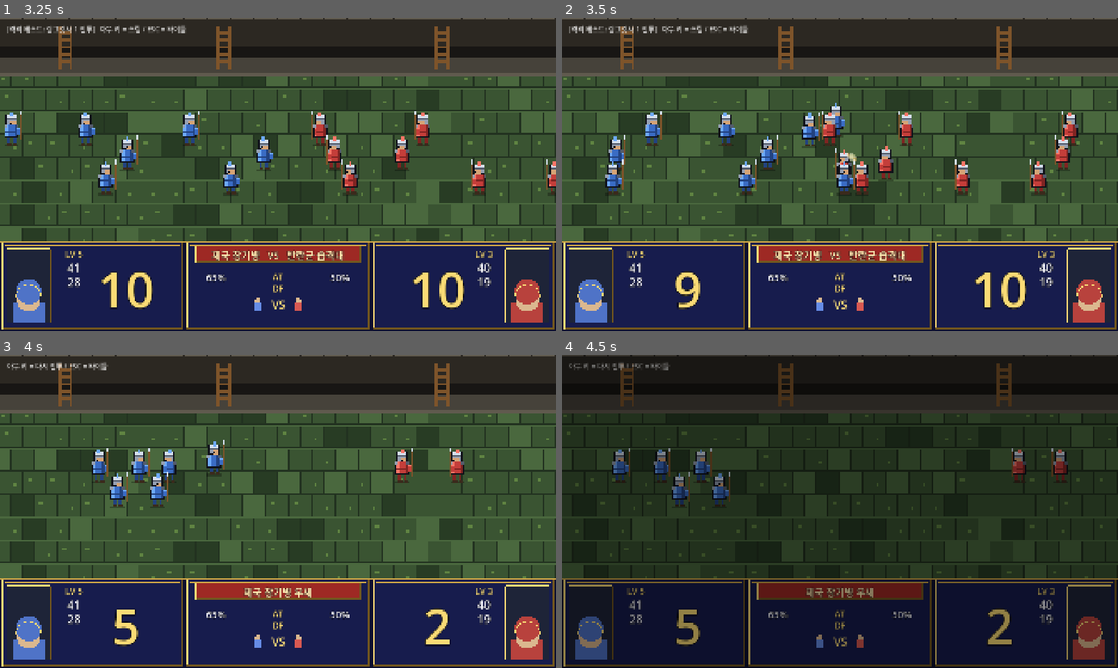
Above: before the commit, frames 1-4 (two rows, left to right).
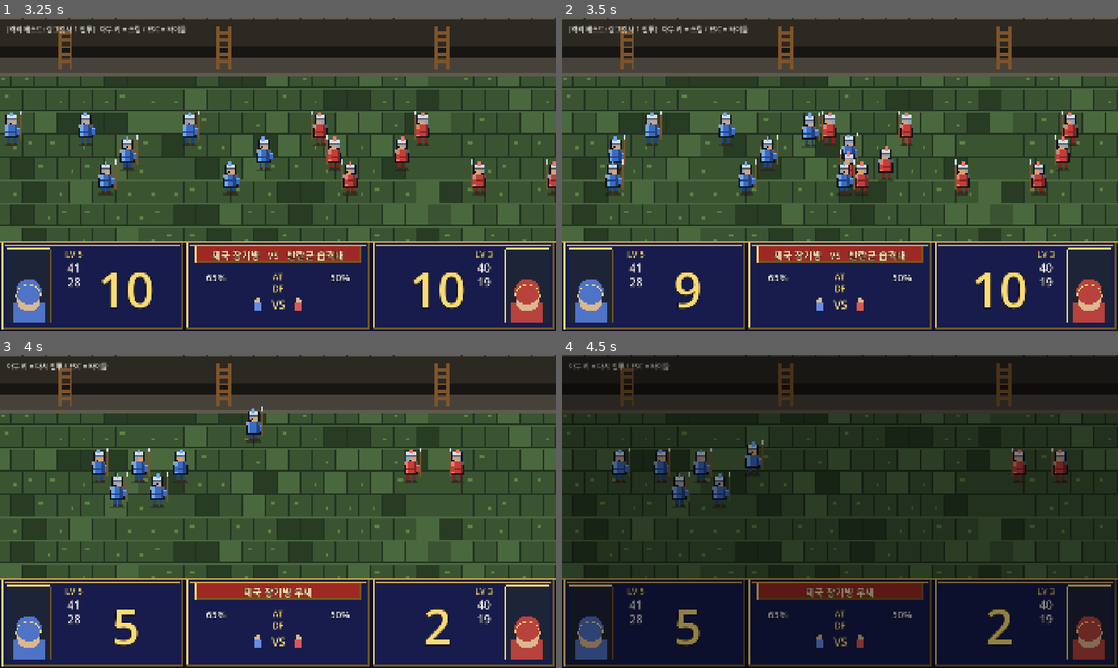
Above: after the commit, the same moments.

Repository: Johnyworld/kingdoms
Game: Godot game, scene res://scenes/splash/splash.tscn
Same seed, same stepped clock (60 frames per second), same inputs: the game is played once before the commit and once after it.
Inputs (mouse positions are in pixels of both pictures, inside the frame that each line leads up to):
- Up to frame 1 (3.25 s): tap Enter at 0.5 s; move the mouse to (400, 158) at 0.52 s; hold D 0.53-1.25 s; hold Shift 0.53-1.25 s; click (400, 158) at 0.67 s; click "새 게임" at 1.25 s; click "새 게임" at 2 s; drag from (166, 190) to (250, 237) at 2.77 s
- Up to frame 2 (3.5 s): no input
- Up to frame 3 (4 s): move the mouse to (333, 442) at 3.52 s; hold D from 3.53 s (still down); tap Ctrl at 3.6 s
- Up to frame 4 (4.5 s): release D at 4.25 s; drag from (812, 574) to (673, 464) at 4.27 s

Frame 1 is identical in both runs. In frame 2, 0.5% of the frame differs, in the area x 48-54%, y 27-52%; in frame 3, 1.2%, in the area x 29-76%, y 16-41%; in frame 4, 0.2%.

Commit message:
feat(lang-battle): 접전 펜싱 밀림 + 듀얼 밀당→사망 연출
- 펜싱 밀림(_auto_strike): 공방마다 찌르는 쪽 전진 + 맞는 쪽 뒤로(같은 벡터, 거리 유지)를 push_rem에
  예약 → _process가 이징으로 슬라이드(순간이동 아님, FENCE_PUSH 8px)
- 듀얼 밀당→사망(kill→DUEL→_die): 킬이 즉사 대신 공방 N=randi(1..3)회 듀얼 — N-1번 밀림 스텝
  (60% 무이동 / 30% 패자 밀림 / 10% 승자 밀림, _push_kind_for 임계 0.6/0.9) 뒤 사망. 죽음 스텝엔 밀당 없음
- 복귀 중 사망 방지: CLASH 종료에 duels_active 조건 추가 — 진행 중 듀얼이 사망까지 끝난 뒤 복귀 시작
- _reduce_to가 DUEL을 사망 예정으로 취급(POST 즉시 pop 방지). 리뷰 반영: 잔여 push_rem 스냅 소진(드리프트
  방지), DUEL 타겟엔 앰비언트 밀림 미적용
- 테스트: _push_kind_for·_duel_count·duels_active·펜싱 밀림 예약. 스펙 동기화

Co-Authored-By: Claude Opus 4.8 (1M context) <noreply@anthropic.com>

Diff:
--- a/scenes/lang_battle/lang_battle.gd
+++ b/scenes/lang_battle/lang_battle.gd
@@ -173,8 +173,9 @@
 	while _event_i < _events.size() and _timer >= _event_times[_event_i]:
 		_apply_event(_events[_event_i])
 		_event_i += 1
-	# 킬을 전부 재생했고 최소 전투시간을 채웠을 때 종료 — 남는 시간은 전장 스커미시가 채움.
-	if _event_i >= _events.size() and _timer >= _melee_dur:
+	# 킬 전부 재생 + 최소 전투시간 채움 + **진행 중 듀얼 없음**일 때 종료(복귀 중 사망 방지).
+	# 남는 시간은 전장 스커미시가 채우고, 마지막 듀얼이 사망까지 끝난 뒤에야 복귀 시작.
+	if _event_i >= _events.size() and _timer >= _melee_dur and not _field.call("duels_active"):
 		_enter(St.POST)
 
 ## 스케줄은 전부 킬 이벤트 — 접전 병사 1명 전사 + 병력 카운트 갱신.
--- a/scenes/lang_battle/lang_battlefield.gd
+++ b/scenes/lang_battle/lang_battlefield.gd
@@ -36,6 +36,9 @@
 const STRIKE_JITTER := 0.18    # 공방 주기 무작위 편차(위상차)
 
 const STRIKE_DUR := 0.22
+const FENCE_PUSH := 8.0        # 공방 1회당 실제 밀림(px) — 찌르는 쪽 전진 + 맞는 쪽 뒤로(거리 유지, 좌우 밀림)
+const PUSH_SMOOTH := 15.0      # 밀림 이징 계수(초당) — push_rem을 매 프레임 이 비율로 소진(순간이동 대신 슬라이드)
+const DUEL_STEP := 0.18        # 듀얼 밀림 스텝 간격(초)
 # 사망: 원본 0x1976/0x19EA — 위로+뒤로 포물선 넉백 점프 → 착지 후 눕기+점멸 소멸(0x1B24)
 const DEATH_GRAV := 540.0            # 중력 px/s² (원본 +0x2000/frame ×1.2×3600)
 const DEATH_VX := Vector2(40.0, 105.0)   # 뒤로 넉백 속도 범위 px/s (원본 0.5~1.5px/f ×1.2×60)
@@ -43,7 +46,9 @@
 const DEATH_LIE := 0.6               # 착지 후 눕기+점멸 시간
 
 # 병사 상태
-enum { CHARGE, MELEE, DYING, RETURN, IDLE }
+enum { CHARGE, MELEE, DYING, RETURN, IDLE, DUEL }
+# 듀얼 밀당 스텝 결과: 60% 무이동 / 30% 패자 밀림 / 10% 승자 밀림
+enum { PUSH_NONE, PUSH_LOSER, PUSH_WINNER }
 
 # ── 팔레트 (16비트풍) ─────────────────────────────────────────────────────
 const OUTLINE := Color8(16, 18, 26)
@@ -120,6 +125,7 @@
 			"state": CHARGE,
 			"strike_t": 0.0,
 			"strike_cd": _rng.randf_range(0.0, STRIKE_INTERVAL),  # 자동 공방 쿨다운(위상 분산)
+			"push_rem": 0.0,  # 펜싱 밀림 잔여(X, 애니메이션으로 소진)
 			"death_t": 0.0,
 			"airborne": false,
 			"dvx": 0.0,
@@ -141,15 +147,15 @@
 	for side in [0, 1]:
 		var foes: Array = _soldiers[1 - side]
 		for s in _soldiers[side]:
-			if s["state"] == DYING or s["state"] == RETURN or s["state"] == IDLE:
-				new_targets[s["id"]] = null  # 죽는 중/복귀 중/정렬 완료 병사는 교전 안 함
+			if s["state"] == DYING or s["state"] == RETURN or s["state"] == IDLE or s["state"] == DUEL:
+				new_targets[s["id"]] = null  # 죽는 중/복귀 중/정렬 완료/듀얼 중 병사는 교전 안 함
 				continue
 			var sp: Vector2 = s["pos"]
 			var best: Variant = null
 			var best_pri := 0
 			var best_d := 1.0e9
 			for f in foes:
-				if f["state"] == DYING or f["state"] == RETURN or f["state"] == IDLE:
+				if f["state"] == DYING or f["state"] == RETURN or f["state"] == IDLE or f["state"] == DUEL:
 					continue  # 전장에서 빠지는 적은 타겟 후보에서 제외
 				var ft: Variant = f["target"]  # 그 적이 직전 프레임에 노리던 대상
 				var pri := 1                    # 딴 놈과 교전 중
@@ -227,6 +233,14 @@
 				return false
 	return true
 
+## 진행 중인 듀얼(밀당→사망)이 있는가. 복귀는 이게 다 끝난 뒤 시작해야 "복귀 중 사망"이 안 생긴다.
+func duels_active() -> bool:
+	for side in [0, 1]:
+		for s in _soldiers[side]:
+			if s["state"] == DUEL:
+				return true
+	return false
+
 ## 양쪽 모두 최소 1명씩 접전에 들어갔는가(첫 충돌). 이때부터 바로 교전 시작.
 func any_engaged() -> bool:
 	return _has_melee(0) and _has_melee(1)
@@ -251,10 +265,16 @@
 func _auto_strike(s: Dictionary) -> void:
 	var tgt: Variant = s["target"]
 	var toward: Vector2 = s["pos"] + Vector2(s["face"] * 10.0, 0.0)
-	if tgt != null and tgt["state"] != DYING:
+	# DUEL 중인 적은 이미 죽는 중(밀당 시퀀스) — 앰비언트 밀림을 얹지 않는다(듀얼 정렬 흐트러짐 방지).
+	if tgt != null and tgt["state"] != DYING and tgt["state"] != DUEL:
 		toward = tgt["pos"]
 		if toward.x != s["pos"].x:
 			s["face"] = signf(toward.x - s["pos"].x)
+		# 펜싱 밀림 예약: 찌르는 쪽 전진 + 맞는 쪽 뒤로(같은 벡터 → 거리 유지). 실제 이동은 _process가
+		# push_rem을 이징으로 소진(순간이동 대신 슬라이드).
+		var push: float = s["face"] * FENCE_PUSH
+		s["push_rem"] = s.get("push_rem", 0.0) + push
+		tgt["push_rem"] = tgt.get("push_rem", 0.0) + push
 	s["strike_t"] = STRIKE_DUR
 	s["_lunge_to"] = toward
 	# [임시 비활성] ③ 전방 슬래시 이펙트 [0x1860] — 재활성 시 아래 블록 주석 해제
@@ -265,22 +285,59 @@
 	_flashes.append({"pos": hit, "life": 0.1, "max": 0.1, "big": false})
 	_shake = maxf(_shake, 0.8)
 
-func kill(side: int) -> Variant:
-	var s: Variant = _pick_engaged(side)
-	if s == null:
-		return null
+## Presenter가 결과대로 지정하는 킬 → 즉사 대신 **듀얼**을 연다. 패자 V(접전 병사) + 승자 W(=V의 타겟 적).
+## 공방 N=randi(1..3)회 → N-1번 밀림 스텝(_process) 후 V 사망(_die). W 없으면 즉사.
+func kill(side: int) -> void:
+	var v: Variant = _pick_engaged(side)
+	if v == null:
+		return
+	var w: Variant = v["target"]
+	if w != null and (w["state"] == MELEE or w["state"] == CHARGE):
+		v["state"] = DUEL
+		v["duel_winner"] = w
+		v["duel_steps"] = _duel_count() - 1  # N-1 밀림 후 사망
+		v["duel_timer"] = DUEL_STEP
+	else:
+		_die(v)  # 승자 없음 → 즉사 fallback
+
+## 실제 전사: 위로+뒤로 포물선 넉백 점프(원본 0x1976/0x19EA) → 시체 눕기 → 점멸 소멸.
+func _die(s: Dictionary) -> void:
 	s["state"] = DYING
 	s["death_t"] = 0.0
-	# 위로+뒤로 포물선 넉백 점프 (원본 0x1976/0x19EA)
 	s["airborne"] = true
 	s["land_y"] = s["pos"].y
 	var back: float = -float(s["face"])  # 적 반대 방향(뒤)
 	s["dvx"] = back * _rng.randf_range(DEATH_VX.x, DEATH_VX.y)
 	s["dvy"] = -_rng.randf_range(DEATH_VY.x, DEATH_VY.y)  # 위로 launch
-	var pos: Vector2 = s["pos"]
-	_flashes.append({"pos": pos, "life": 0.24, "max": 0.24, "big": true})
+	_flashes.append({"pos": s["pos"], "life": 0.24, "max": 0.24, "big": true})
 	_shake = maxf(_shake, 2.5)
-	return pos
+
+## 듀얼 공방 횟수 N (1~3). N-1이 밀림 스텝 수.
+func _duel_count() -> int:
+	return _rng.randi_range(1, 3)
+
+## 밀림 스텝 결과: r<0.6 무이동 / <0.9 패자 밀림 / else 승자 밀림.
+func _push_kind_for(r: float) -> int:
+	if r < 0.6:
+		return PUSH_NONE
+	if r < 0.9:
+		return PUSH_LOSER
+	return PUSH_WINNER
+
+## 한 스텝 밀림 적용: 밀리는 쪽이 상대 반대로 물러나고 상대가 따라감(같은 벡터 → 거리 유지). push_rem 재사용.
+func _apply_duel_push(v: Dictionary, w: Variant, kind: int) -> void:
+	if kind == PUSH_NONE or w == null or w["state"] == DYING:
+		return
+	var dir: float
+	if kind == PUSH_LOSER:   # 패자 v 뒤로(w 반대), 승자 w 따라감
+		dir = signf(v["pos"].x - w["pos"].x)
+	else:                    # PUSH_WINNER: 승자 w 뒤로(v 반대), 패자 v 따라감
+		dir = signf(w["pos"].x - v["pos"].x)
+	if dir == 0.0:
+		dir = 1.0
+	var push: float = dir * FENCE_PUSH
+	v["push_rem"] = v.get("push_rem", 0.0) + push
+	w["push_rem"] = w.get("push_rem", 0.0) + push
 
 func force_result(a_final: int, b_final: int) -> void:
 	_reduce_to(0, a_final)
@@ -288,11 +345,12 @@
 	queue_redraw()
 
 func _reduce_to(side: int, final_n: int) -> void:
-	var alive: Array = _soldiers[side].filter(func(s): return s["state"] != DYING)
-	var dying: Array = _soldiers[side].filter(func(s): return s["state"] == DYING)
+	# 죽는 중(DYING)·듀얼 중(DUEL) 병사는 이미 사망 예정 → 생존 트림 대상에서 빼고 유지(애니 끝까지).
+	var alive: Array = _soldiers[side].filter(func(s): return s["state"] != DYING and s["state"] != DUEL)
+	var dying: Array = _soldiers[side].filter(func(s): return s["state"] == DYING or s["state"] == DUEL)
 	while alive.size() > final_n:
 		alive.pop_back()
-	alive.append_array(dying)  # 죽는 중인 병사는 애니 끝날 때까지 유지
+	alive.append_array(dying)
 	_soldiers[side] = alive
 
 # ── 업데이트 ───────────────────────────────────────────────────────────────
@@ -309,6 +367,16 @@
 			if s["strike_t"] > 0.0:
 				s["strike_t"] = maxf(0.0, s["strike_t"] - delta)
 			# 접전(MELEE) 병사 자동 공방: 계속 주고받게(idle 방지). 전투 종료(_retreating) 후엔 새 공방 안 시작.
+			# 펜싱 밀림 애니메이션: 예약된 push_rem을 이징으로 소진(순간이동 대신 슬라이드). 사망 중 제외.
+			var pr: float = s.get("push_rem", 0.0)
+			if s["state"] != DYING and pr != 0.0:
+				var mv: float = pr * (1.0 - exp(-PUSH_SMOOTH * delta))
+				if absf(pr) < 0.1:  # 잔여가 작으면 한 번에 소진 → 잔량 누적 드리프트 방지
+					mv = pr
+				var pp: Vector2 = s["pos"]
+				pp.x += mv
+				s["pos"] = pp
+				s["push_rem"] = pr - mv
 			if s["state"] == MELEE and not _retreating:
 				s["strike_cd"] = s.get("strike_cd", 0.0) - delta
 				if s["strike_cd"] <= 0.0:
@@ -330,6 +398,16 @@
 					s["death_t"] += delta
 					if s["death_t"] >= DEATH_LIE:
 						continue  # 제거
+			elif s["state"] == DUEL:
+				# 듀얼 밀당: 스텝마다 확률 밀림(60/30/10), N-1 스텝 뒤 실제 사망(_die).
+				s["duel_timer"] = s.get("duel_timer", DUEL_STEP) - delta
+				if s["duel_timer"] <= 0.0:
+					if s.get("duel_steps", 0) > 0:
+						_apply_duel_push(s, s["duel_winner"], _push_kind_for(_rng.randf()))
+						s["duel_steps"] -= 1
+						s["duel_timer"] = DUEL_STEP
+					else:
+						_die(s)
 			elif s["state"] == RETURN:
 				_return_step(s, delta)  # 본인 진영으로 복귀
 			elif _retreat_ready(s):
@@ -443,11 +521,6 @@
 	# 근접 중 미세 몸싸움(제자리 흔들림) — 미끄러짐 인상 줄이려 진폭 축소
 	if s["state"] == MELEE:
 		base += Vector2(sin(_t * 6.0 + s["seed"]) * 0.6, cos(_t * 5.0 + s["seed"]) * 0.4)
-	# [임시 비활성] ① 찌르기 런지(적 방향으로 나갔다 복귀) — 재활성 시 아래 블록 주석 해제
-	#if s["strike_t"] > 0.0 and s.has("_lunge_to"):
-	#	var lunge_to: Vector2 = s["_lunge_to"]
-	#	var p: float = 1.0 - s["strike_t"] / STRIKE_DUR
-	#	base = base.lerp(lunge_to, 0.3 * sin(p * PI))
 	# 사망 중엔 pos 를 직접 적분(넉백 점프)하므로 여기선 그대로 사용.
 	return base
 
--- a/test/unit/test_lang_battle.gd
+++ b/test/unit/test_lang_battle.gd
@@ -221,6 +221,57 @@
 	assert_true(in_range, "모든 시각이 [0, melee_dur] 안")
 	assert_true(sorted, "시각이 오름차순 정렬(순서대로 재생)")
 
+# ── 펜싱 밀림(_auto_strike): 공방 시 찌르는 쪽·맞는 쪽에 같은 밀림 예약(즉시이동 아님, 거리 유지) ──
+func test_auto_strike_queues_fence_push() -> void:
+	var bf = Battlefield.new()
+	var b := {"id": 2, "side": 1, "pos": Vector2(110, 0), "face": -1.0, "state": Battlefield.MELEE, "target": null, "push_rem": 0.0, "strike_t": 0.0}
+	var a := {"id": 1, "side": 0, "pos": Vector2(100, 0), "face": 1.0, "state": Battlefield.MELEE, "target": b, "push_rem": 0.0, "strike_t": 0.0}
+	bf._auto_strike(a)  # a가 오른쪽(face +1) 타겟 b를 침
+	bf.free()
+	assert_almost_eq(a["push_rem"], Battlefield.FENCE_PUSH, 0.001, "찌르는 쪽 전진 밀림 예약")
+	assert_almost_eq(b["push_rem"], Battlefield.FENCE_PUSH, 0.001, "맞는 쪽 뒤로 밀림 예약(같은 벡터→거리 유지)")
+	assert_eq(a["pos"], Vector2(100, 0), "즉시 이동 아님 — 애니메이션은 _process가 push_rem 소진")
+
+# ── 듀얼 밀당(_push_kind_for): 60% 무이동 / 30% 패자 / 10% 승자 (임계 0.6/0.9) ──────────
+# 반환: 0=PUSH_NONE, 1=PUSH_LOSER, 2=PUSH_WINNER
+func test_push_kind_thresholds() -> void:
+	var bf = Battlefield.new()
+	var r_none_lo := bf._push_kind_for(0.0)
+	var r_none_hi := bf._push_kind_for(0.59)
+	var r_loser_lo := bf._push_kind_for(0.6)
+	var r_loser_hi := bf._push_kind_for(0.89)
+	var r_winner_lo := bf._push_kind_for(0.9)
+	var r_winner_hi := bf._push_kind_for(0.99)
+	bf.free()
+	assert_eq(r_none_lo, 0, "r=0.0 → 무이동")
+	assert_eq(r_none_hi, 0, "r=0.59 → 무이동")
+	assert_eq(r_loser_lo, 1, "r=0.6 → 패자 밀림")
+	assert_eq(r_loser_hi, 1, "r=0.89 → 패자 밀림")
+	assert_eq(r_winner_lo, 2, "r=0.9 → 승자 밀림")
+	assert_eq(r_winner_hi, 2, "r=0.99 → 승자 밀림")
+
+func test_duel_count_in_range() -> void:
+	var bf = Battlefield.new()
+	var ok := true
+	for i in range(50):
+		var n: int = bf._duel_count()
+		if n < 1 or n > 3:
+			ok = false
+	bf.free()
+	assert_true(ok, "공방 횟수는 [1,3] 범위")
+
+func test_duels_active_flag() -> void:
+	# 복귀는 duels_active()가 false여야 시작 → "복귀 중 사망" 방지.
+	var bf = Battlefield.new()
+	var s := {"id": 1, "side": 0, "state": Battlefield.MELEE}
+	bf._soldiers = {0: [s], 1: []}
+	var before := bf.duels_active()
+	s["state"] = Battlefield.DUEL
+	var during := bf.duels_active()
+	bf.free()
+	assert_false(before, "DUEL 병사 없으면 false")
+	assert_true(during, "DUEL 병사 있으면 true")
+
 func test_all_returned_only_when_all_idle() -> void:
 	var bf = Battlefield.new()
 	var idle := {"id": 1, "side": 0, "pos": Vector2.ZERO, "home": Vector2.ZERO, "state": Battlefield.IDLE}
Not shown, changed: docs/spec/features/lang-battle.md
